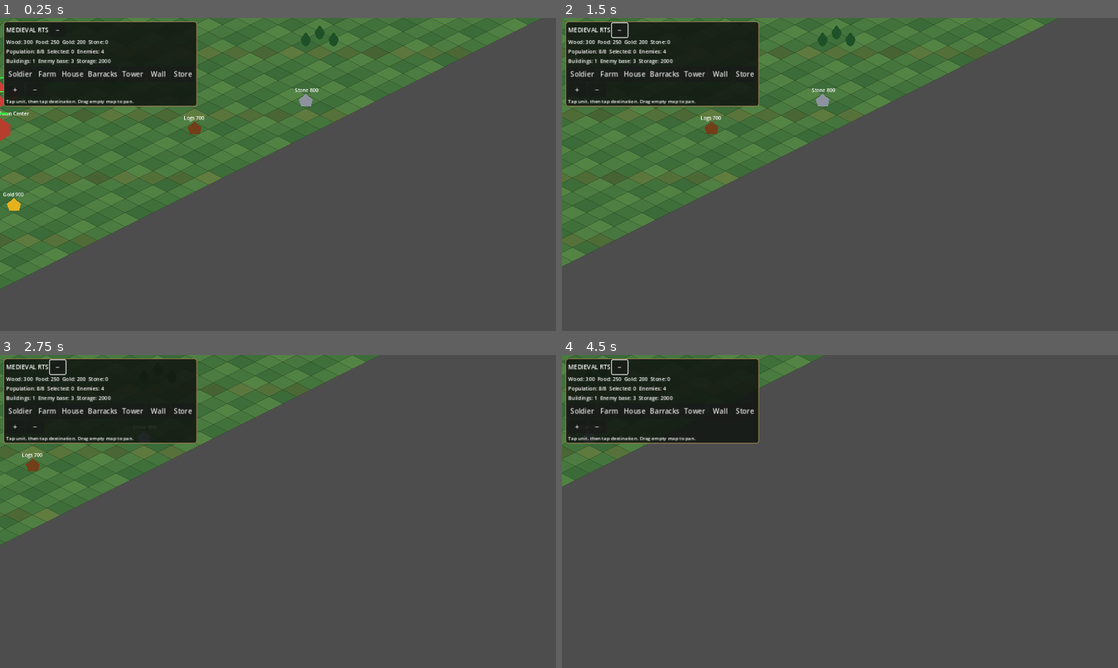
Above: before the commit, frames 1-4 (two rows, left to right).
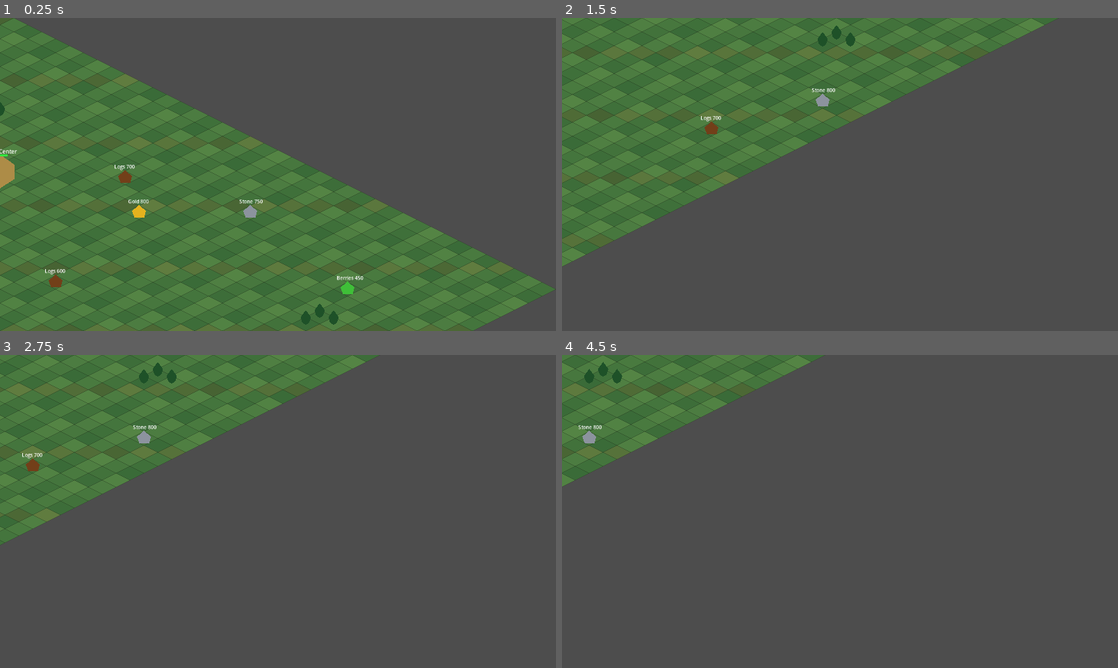
Above: after the commit, the same moments.

Repository: noub1234567-cmd/Medieval-RTS-Mobile
Game: Godot game, scene res://scenes/main.tscn
Two runs of this game, one before a commit and one after it. Both use one fixed random seed, a clock stepped at 60 frames per second and the inputs below.
Inputs (mouse positions are in pixels of both pictures, inside the frame that each line leads up to):
- Up to frame 1 (0.25 s): no input
- Up to frame 2 (1.5 s): click (617, 30) at 0.5 s, where only the run before the commit has a clickable "−"; tap Enter at 1.25 s; move the mouse to (962, 158) at 1.27 s; hold D from 1.28 s (still down); click (962, 158) at 1.42 s
- Up to frame 3 (2.75 s): release D at 2 s; drag from (166, 527) to (250, 574) at 2.02 s
- Up to frame 4 (4.5 s): move the mouse to (895, 442) at 2.77 s; hold D 2.78-3.5 s; drag from (812, 574) to (673, 464) at 3.52 s; move the mouse to (1006, 558) at 4.27 s; hold A from 4.28 s (still down)

The runs differ from the first frame. In frame 1, 61% of the frame differs, in the area x 0-100%, y 0-100%; in frame 2, 9.5%; in frame 3, 9.5%; in frame 4, 9.5%.
Error after the commit: Parse Error: Expected new line after "\". (res://scripts/unit.gd:142)

Commit message:
Preserve harvest assignment while workers deliver cargo

Diff:
--- a/scripts/unit.gd
+++ b/scripts/unit.gd
@@ -18,6 +18,7 @@
 var attack_timer:=0.0
 var acquire_timer:=0.0
 var harvest_target_node:Node2D=null
+var resume_harvest_node:Node2D=null
 var harvest_timer:=0.0
 var carried_amount:=0
 var carried_type:String=""
@@ -83,6 +84,7 @@
 	storage_target=null
 	build_target_site=null
 	harvest_target_node=node
+	resume_harvest_node=node
 	moving=true
 	destination=node.position
 	set_route(destination)
@@ -140,7 +142,7 @@
 func _process(delta:float)->void:
 	# Workers carry full loads to storage and automatically resume the same deposit,
 	# or select the nearest remaining deposit of that resource if it was exhausted.
-	if storage_target!=null:
+\tif storage_target!=null:
 		if not is_instance_valid(storage_target) or storage_target.health<=0:
 			storage_target=null
 			moving=false
@@ -154,10 +156,11 @@
 					var old_type=carried_type
 					carried_type=""
 					storage_target=null
-					if is_instance_valid(harvest_target_node) and harvest_target_node.amount>0:
-						harvest_target(harvest_target_node)
+					if is_instance_valid(resume_harvest_node) and resume_harvest_node.amount>0:
+						harvest_target(resume_harvest_node)
 					else:
 						harvest_target_node=null
+						resume_harvest_node=null
 						var next_node=parent.get_nearest_resource_node(position,old_type)
 						if next_node!=null:harvest_target(next_node)
 				else:
